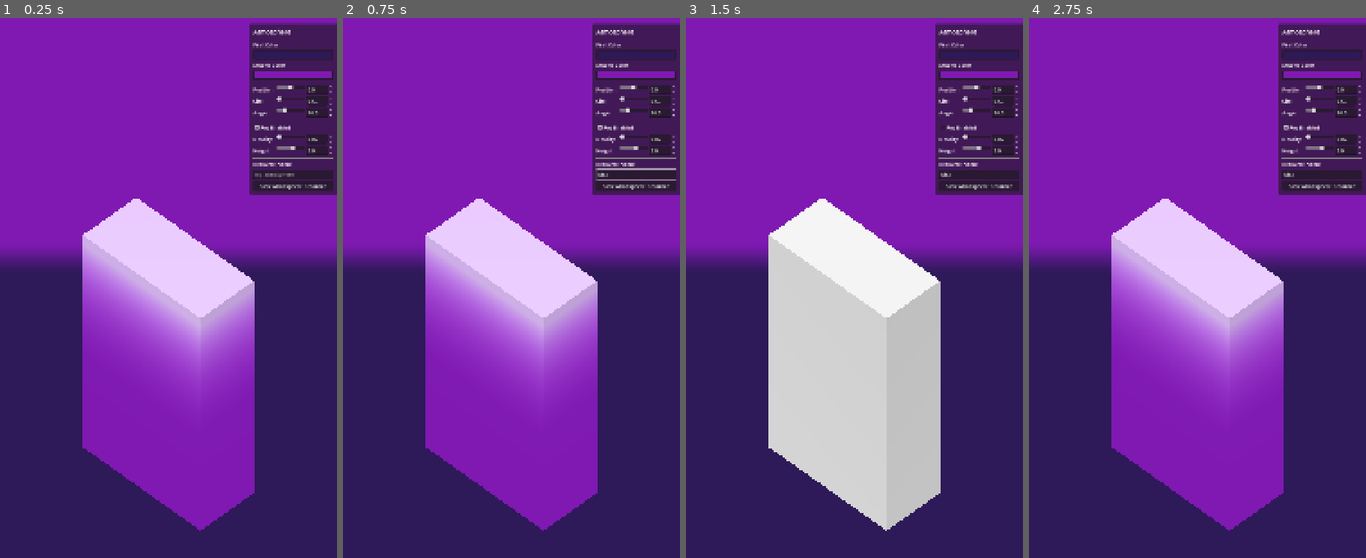
Above: before the commit, frames 1-4 (left to right).
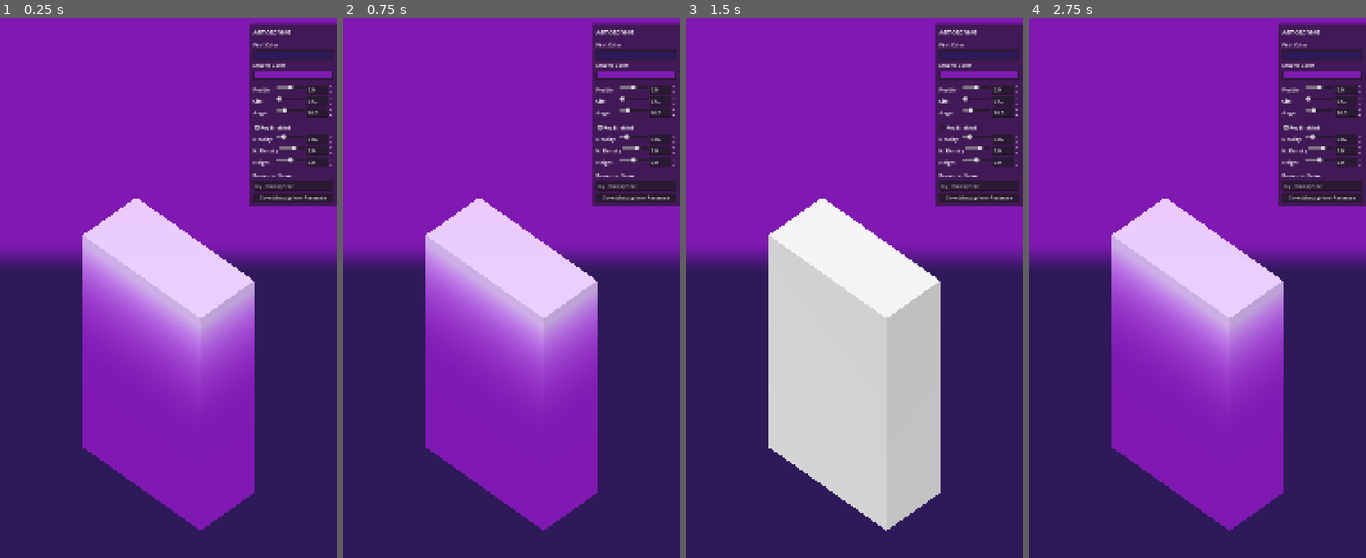
Above: after the commit, the same moments.

Repository: AlbertoHdezCerezo/learn-how-to-minigolf
Game: Godot game, scene res://scenes/level_editor_tools/atmosphere_generator/atmosphere_generator.tscn
Two runs of this game, one before a commit and one after it. Both use one fixed random seed, a clock stepped at 60 frames per second and the inputs below. The project has no main scene, so this scene is started directly.
Inputs (mouse positions are in pixels of both pictures, inside the frame that each line leads up to):
- Up to frame 1 (0.25 s): no input
- Up to frame 2 (0.75 s): click (636, 174) at 0.52 s; type "Alex" at 0.6 s
- Up to frame 3 (1.5 s): click "Fog Enabled" at 1.25 s
- Up to frame 4 (2.75 s): click "Fog Enabled" at 2 s

The runs differ from the first frame. In frame 1, 1.5% of the frame differs, in the area x 74-100%, y 21-35%; in frame 2, 1.6%; in frame 3, 1.5%; in frame 4, 1.5%.

Commit message:
Add fog height control and refine fog density slider (#10)
New fog_height property controls the Y position where fog starts
disappearing (maps to Environment.fog_height). Added to the
Atmosphere resource, generator, and UI.

Fog density slider range reduced from 0-1 to 0-0.1 with finer
steps (0.0005) so small adjustments don't cause dramatic changes.

Co-Authored-By: Claude Opus 4.6 (1M context) <noreply@anthropic.com>

Diff:
--- a/scenes/level_editor_tools/atmosphere_generator/atmosphere_generator.gd
+++ b/scenes/level_editor_tools/atmosphere_generator/atmosphere_generator.gd
@@ -31,14 +31,19 @@
 		fog_enabled = value
 		_update_atmosphere()
 
-@export_range(0.0, 1.0, 0.001) var fog_density: float = 0.02:
+@export_range(0.0, 0.1, 0.0005) var fog_density: float = 0.02:
 	set(value):
 		fog_density = value
 		_update_atmosphere()
 
-@export_range(0.0, 10.0, 0.1) var fog_height_density: float = 2.0:
+@export_range(-10.0, 10.0, 0.1) var fog_height_density: float = 2.0:
 	set(value):
 		fog_height_density = value
+		_update_atmosphere()
+
+@export_range(-50.0, 50.0, 0.5) var fog_height: float = 0.0:
+	set(value):
+		fog_height = value
 		_update_atmosphere()
 
 @onready var _atmosphere_display = $AtmosphereDisplay
@@ -66,6 +71,7 @@
 	_atmosphere.fog_enabled = fog_enabled
 	_atmosphere.fog_density = fog_density
 	_atmosphere.fog_height_density = fog_height_density
+	_atmosphere.fog_height = fog_height
 
 	_atmosphere_display.atmosphere = _atmosphere
 
@@ -84,3 +90,4 @@
 	_ui.fog_enabled_changed.connect(func(v: bool): fog_enabled = v)
 	_ui.fog_density_changed.connect(func(v: float): fog_density = v)
 	_ui.fog_height_density_changed.connect(func(v: float): fog_height_density = v)
+	_ui.fog_height_changed.connect(func(v: float): fog_height = v)
--- a/scenes/level_editor_tools/atmosphere_generator/atmosphere_generator_ui/atmosphere_generator_ui.gd
+++ b/scenes/level_editor_tools/atmosphere_generator/atmosphere_generator_ui/atmosphere_generator_ui.gd
@@ -8,6 +8,7 @@
 signal fog_enabled_changed(value: bool)
 signal fog_density_changed(value: float)
 signal fog_height_density_changed(value: float)
+signal fog_height_changed(value: float)
 signal save_requested(resource_name: String)
 
 @onready var _first_color_picker: ColorPickerButton = %FirstColorPicker
@@ -21,8 +22,10 @@
 @onready var _fog_checkbox: CheckBox = %FogEnabledCheckbox
 @onready var _fog_density_slider: HSlider = %FogDensitySlider
 @onready var _fog_density_input: SpinBox = %FogDensityInput
-@onready var _fog_height_slider: HSlider = %FogHeightDensitySlider
-@onready var _fog_height_input: SpinBox = %FogHeightDensityInput
+@onready var _fog_height_density_slider: HSlider = %FogHeightDensitySlider
+@onready var _fog_height_density_input: SpinBox = %FogHeightDensityInput
+@onready var _fog_height_slider: HSlider = %FogHeightSlider
+@onready var _fog_height_input: SpinBox = %FogHeightInput
 @onready var _name_input: LineEdit = %ResourceNameInput
 @onready var _save_button: Button = %SaveResourceButton
 
@@ -37,7 +40,8 @@
 	_connect_slider_and_input(_size_slider, _size_input, size_changed)
 	_connect_slider_and_input(_angle_slider, _angle_input, angle_changed)
 	_connect_slider_and_input(_fog_density_slider, _fog_density_input, fog_density_changed)
-	_connect_slider_and_input(_fog_height_slider, _fog_height_input, fog_height_density_changed)
+	_connect_slider_and_input(_fog_height_density_slider, _fog_height_density_input, fog_height_density_changed)
+	_connect_slider_and_input(_fog_height_slider, _fog_height_input, fog_height_changed)
 
 	_fog_checkbox.toggled.connect(func(v: bool): fog_enabled_changed.emit(v))
 	_save_button.pressed.connect(func(): save_requested.emit(_name_input.text.strip_edges()))
@@ -52,6 +56,7 @@
 	fog_enabled_changed.connect(func(v: bool) -> void: atmosphere.fog_enabled = v)
 	fog_density_changed.connect(func(v: float) -> void: atmosphere.fog_density = v)
 	fog_height_density_changed.connect(func(v: float) -> void: atmosphere.fog_height_density = v)
+	fog_height_changed.connect(func(v: float) -> void: atmosphere.fog_height = v)
 	save_requested.connect(func(name: String) -> void:
 		var error := atmosphere.save_to_file(name)
 		if error == OK:
@@ -66,11 +71,12 @@
 	sync(
 		atmosphere.first_color, atmosphere.second_color,
 		atmosphere.gradient_position, atmosphere.gradient_size, atmosphere.angle,
-		atmosphere.fog_enabled, atmosphere.fog_density, atmosphere.fog_height_density
+		atmosphere.fog_enabled, atmosphere.fog_density, atmosphere.fog_height_density,
+		atmosphere.fog_height
 	)
 
 
-func sync(first_color: Color, second_color: Color, gradient_position: float, gradient_size: float, gradient_angle: float, fog: bool, density: float, height_density: float) -> void:
+func sync(first_color: Color, second_color: Color, gradient_position: float, gradient_size: float, gradient_angle: float, fog: bool, density: float, height_density: float, fog_h: float = 0.0) -> void:
 	if _syncing: return
 	_syncing = true
 	_first_color_picker.color = first_color
@@ -84,8 +90,10 @@
 	_fog_checkbox.button_pressed = fog
 	_fog_density_slider.value = density
 	_fog_density_input.value = density
-	_fog_height_slider.value = height_density
-	_fog_height_input.value = height_density
+	_fog_height_density_slider.value = height_density
+	_fog_height_density_input.value = height_density
+	_fog_height_slider.value = fog_h
+	_fog_height_input.value = fog_h
 	_syncing = false
 
 
--- a/scenes/level_editor_tools/atmosphere_generator/atmosphere_generator_ui/atmosphere_generator_ui.tscn
+++ b/scenes/level_editor_tools/atmosphere_generator/atmosphere_generator_ui/atmosphere_generator_ui.tscn
@@ -151,16 +151,16 @@
 unique_name_in_owner = true
 layout_mode = 2
 size_flags_horizontal = 3
-max_value = 1.0
-step = 0.001
+max_value = 0.1
+step = 0.0005
 value = 0.02
 
 [node name="FogDensityInput" type="SpinBox" parent="SettingsPanel/SettingsPadding/SettingsList/FogDensityRow"]
 unique_name_in_owner = true
 custom_minimum_size = Vector2(75, 0)
 layout_mode = 2
-max_value = 1.0
-step = 0.001
+max_value = 0.1
+step = 0.0005
 value = 0.02
 
 [node name="FogHeightDensityRow" type="HBoxContainer" parent="SettingsPanel/SettingsPadding/SettingsList"]
@@ -169,7 +169,7 @@
 [node name="FogHeightDensityLabel" type="Label" parent="SettingsPanel/SettingsPadding/SettingsList/FogHeightDensityRow"]
 custom_minimum_size = Vector2(70, 0)
 layout_mode = 2
-text = "Height"
+text = "H. Density"
 
 [node name="FogHeightDensitySlider" type="HSlider" parent="SettingsPanel/SettingsPadding/SettingsList/FogHeightDensityRow"]
 unique_name_in_owner = true
@@ -189,6 +189,30 @@
 step = 0.1
 value = 2.0
 
+[node name="FogHeightRow" type="HBoxContainer" parent="SettingsPanel/SettingsPadding/SettingsList"]
+layout_mode = 2
+
+[node name="FogHeightLabel" type="Label" parent="SettingsPanel/SettingsPadding/SettingsList/FogHeightRow"]
+custom_minimum_size = Vector2(70, 0)
+layout_mode = 2
+text = "Height"
+
+[node name="FogHeightSlider" type="HSlider" parent="SettingsPanel/SettingsPadding/SettingsList/FogHeightRow"]
+unique_name_in_owner = true
+layout_mode = 2
+size_flags_horizontal = 3
+min_value = -50.0
+max_value = 50.0
+step = 0.5
+
+[node name="FogHeightInput" type="SpinBox" parent="SettingsPanel/SettingsPadding/SettingsList/FogHeightRow"]
+unique_name_in_owner = true
+custom_minimum_size = Vector2(75, 0)
+layout_mode = 2
+min_value = -50.0
+max_value = 50.0
+step = 0.5
+
 [node name="SaveSectionSeparator" type="HSeparator" parent="SettingsPanel/SettingsPadding/SettingsList"]
 layout_mode = 2
 
--- a/scripts/resources/atmosphere.gd
+++ b/scripts/resources/atmosphere.gd
@@ -34,7 +34,7 @@
 		fog_enabled = value
 		emit_changed()
 
-@export_range(0.0, 1.0, 0.001) var fog_density: float = 0.02:
+@export_range(0.0, 0.1, 0.0005) var fog_density: float = 0.02:
 	set(value):
 		fog_density = value
 		emit_changed()
@@ -42,6 +42,11 @@
 @export_range(-10.0, 10.0, 0.1) var fog_height_density: float = 2.0:
 	set(value):
 		fog_height_density = value
+		emit_changed()
+
+@export_range(-50.0, 50.0, 0.5) var fog_height: float = 0.0:
+	set(value):
+		fog_height = value
 		emit_changed()
 
 const SAVE_DIR := "res://resources/atmospheres/"
@@ -76,3 +81,4 @@
 	env.fog_light_color = second_color
 	env.fog_density = fog_density
 	env.fog_height_density = fog_height_density
+	env.fog_height = fog_height
